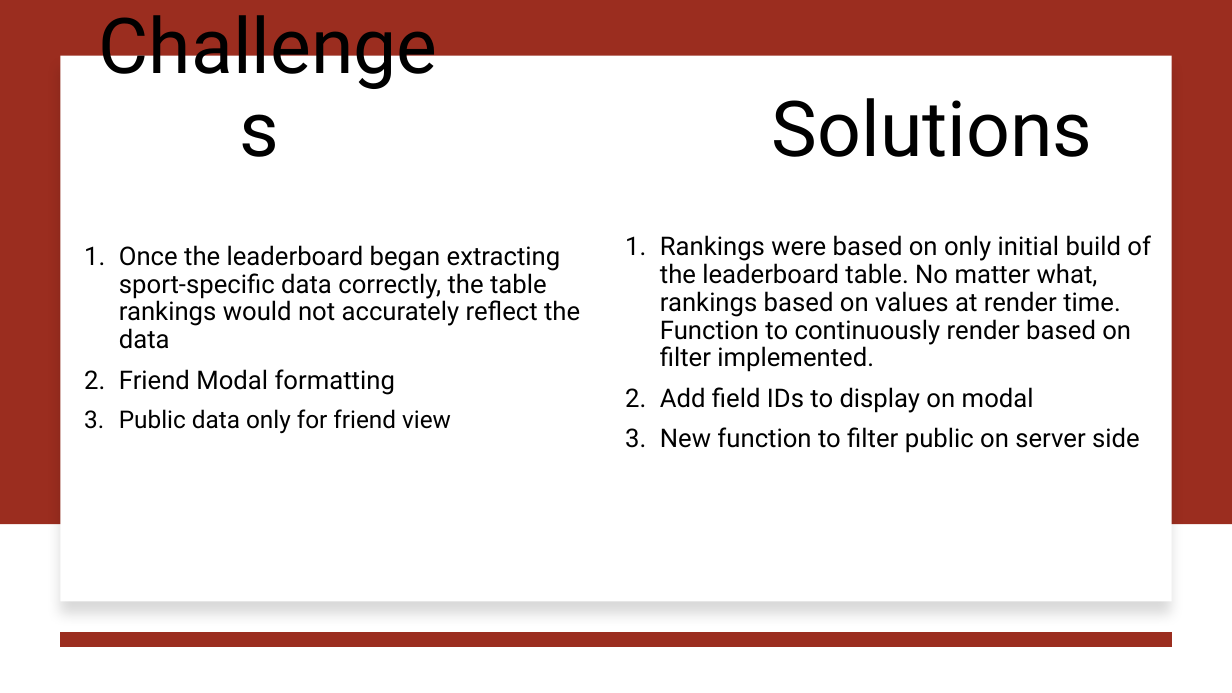
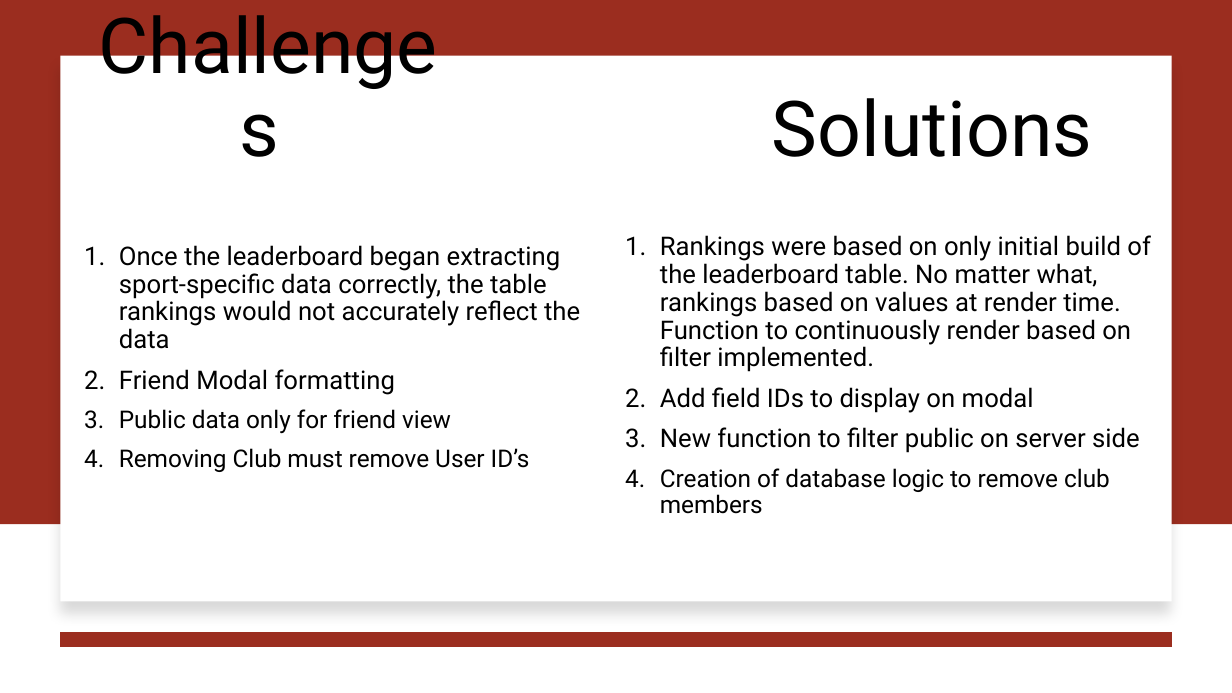
Before and after one commit to jjdeuce06/VulcanActivityTracker, a slide deck: slide 4 of Documentation/Weekly Report/week5/CMSC-4920-Group2-Week5.pptx. Drawn at 1232x693 pixels with LibreOffice and Linux fonts; fonts in the diff are those of the drawing. Boxes give left, top, right and bottom in pixels: in the first picture for what was removed or moved away, otherwise in the second. Text is boxed around its words. In the diff, an @@ line names an element or a change of style, - is before the commit and + after.

```diff
--- a/Documentation/Weekly Report/week5/CMSC-4920-Group2-Week5.pptx
+++ b/Documentation/Weekly Report/week5/CMSC-4920-Group2-Week5.pptx
@@ text at [119,448,530,472]: paragraph added @@
+4. Removing Club must remove User ID’s
@@ text at [660,468,1110,514]: paragraph added @@
+4. Creation of database logic to remove club members
```
Also in this commit, not shown: 1 other slide changed, 1 other file.
